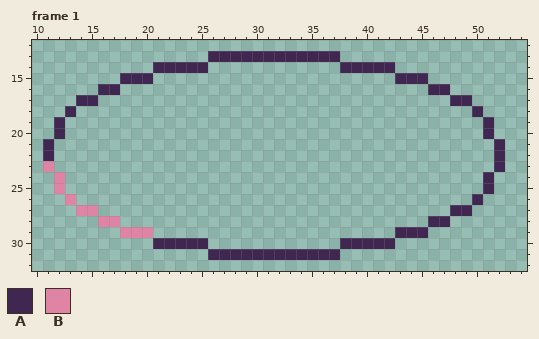
Pixel-art file -- LD55/Assets/Sprites/Entities/SpellRound.aseprite. The picture above is the old version.
64x42 pixels, 13 frames. Shown: frame 1: x 10..54, y 12..32. The commit also changed other frames, which this record leaves out.
Palette (. is transparent): A #402751  B #df84a5
Pixels before, frame 1, first column x 11:
13 ...............AAAAAAAAAAAA...............
14 ..........AAAAA............AAAAA..........
15 .......AAA......................AAA.......
16 .....AA............................AA.....
17 ...AA................................AA...
18 ..A....................................A..
19 .A......................................A.
20 .A......................................A.
21 A........................................A
22 A........................................A
23 B........................................A
24 .B......................................A.
25 .B......................................A.
26 ..B....................................A..
27 ...BB................................AA...
28 .....BB............................AA.....
29 .......BBB......................AAA.......
30 ..........AAAAA............AAAAA..........
31 ...............AAAAAAAAAAAA...............
After the commit:
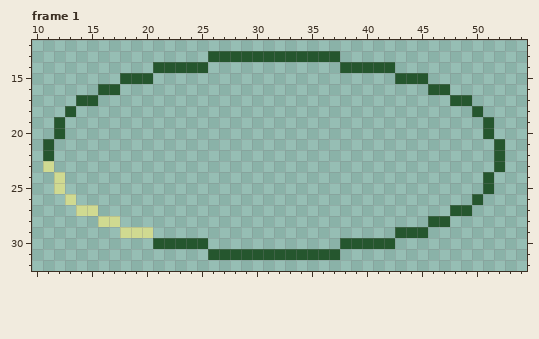
The exact change:
colour A: #402751 -> #25562e
colour B: #df84a5 -> #d0da91
